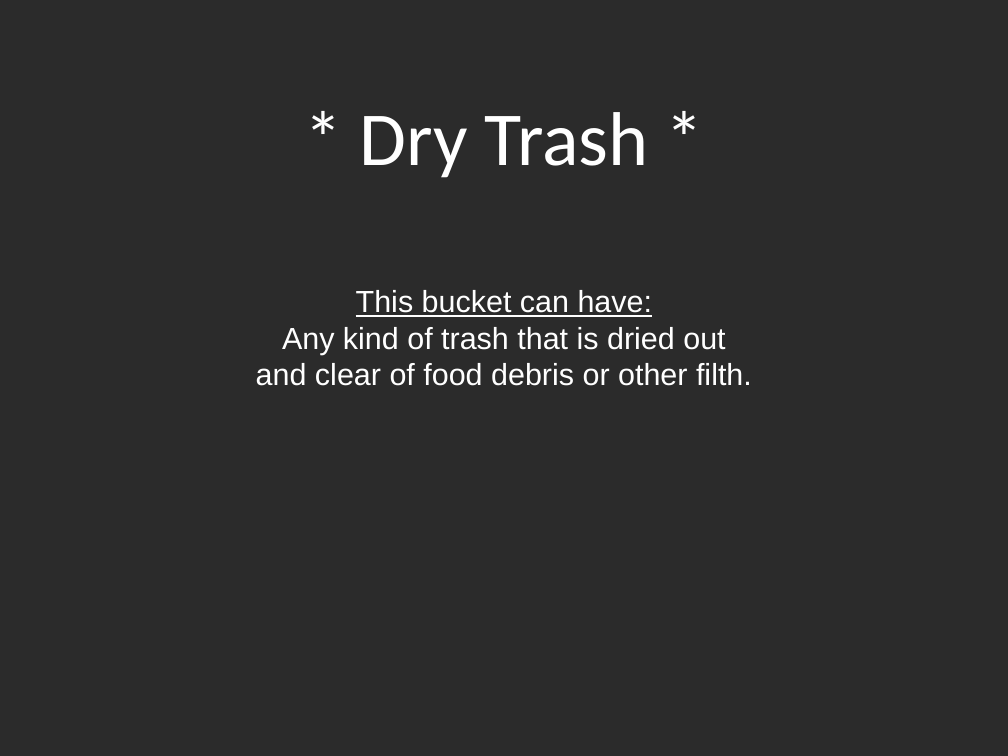
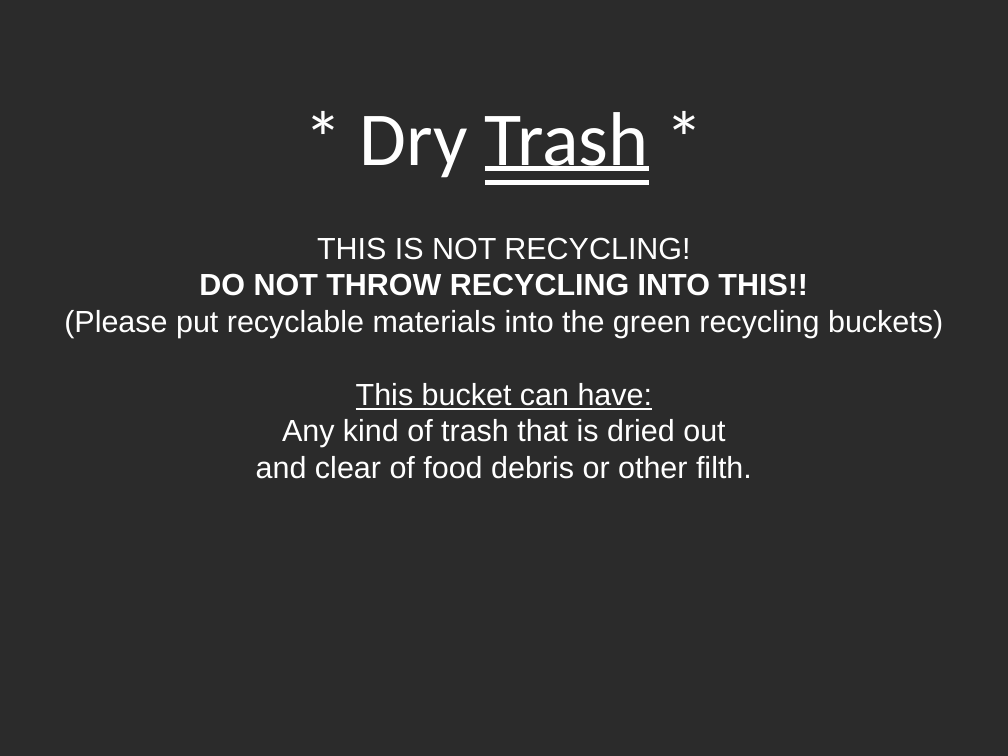
Before and after one commit to fredhamster/feisty_meow, a slide deck: slide 1 of infobase/document_templates/recycling_and_trash/dry_trash_sign.odp. Drawn at 1008x756 pixels with LibreOffice and Linux fonts; fonts in the diff are those of the drawing; background and template pictures are left out; a plain dark background stands for a picture behind light text. Boxes give left, top, right and bottom in pixels: in the first picture for what was removed or moved away, otherwise in the second. Text is boxed around its words. In the diff, an @@ line names an element or a change of style, - is before the commit and + after.

Commit message:
updated waste templates to be clear
about differences between recycling and trash, which had previously been not totally clear to certain individuals.

```diff
--- a/infobase/document_templates/recycling_and_trash/dry_trash_sign.odp
+++ b/infobase/document_templates/recycling_and_trash/dry_trash_sign.odp
@@ title "* Dry Trash *" at (359, 112, 649, 183): underline on in "Trash" @@
@@ text "THIS IS NOT RECYCLING! DO ...": place and size @@
-text "THIS IS NOT RECYCLING! DO ..." at (256, 290, 752, 386)
+text "THIS IS NOT RECYCLING! DO ..." at (64, 237, 943, 479)
@@ text at (64, 237, 943, 338): paragraph added @@
+THIS IS NOT RECYCLING!
+DO NOT THROW RECYCLING INTO THIS!!
+(Please put recyclable materials into the green recycling buckets)
```
Also in this commit, not shown: 2 other files.
